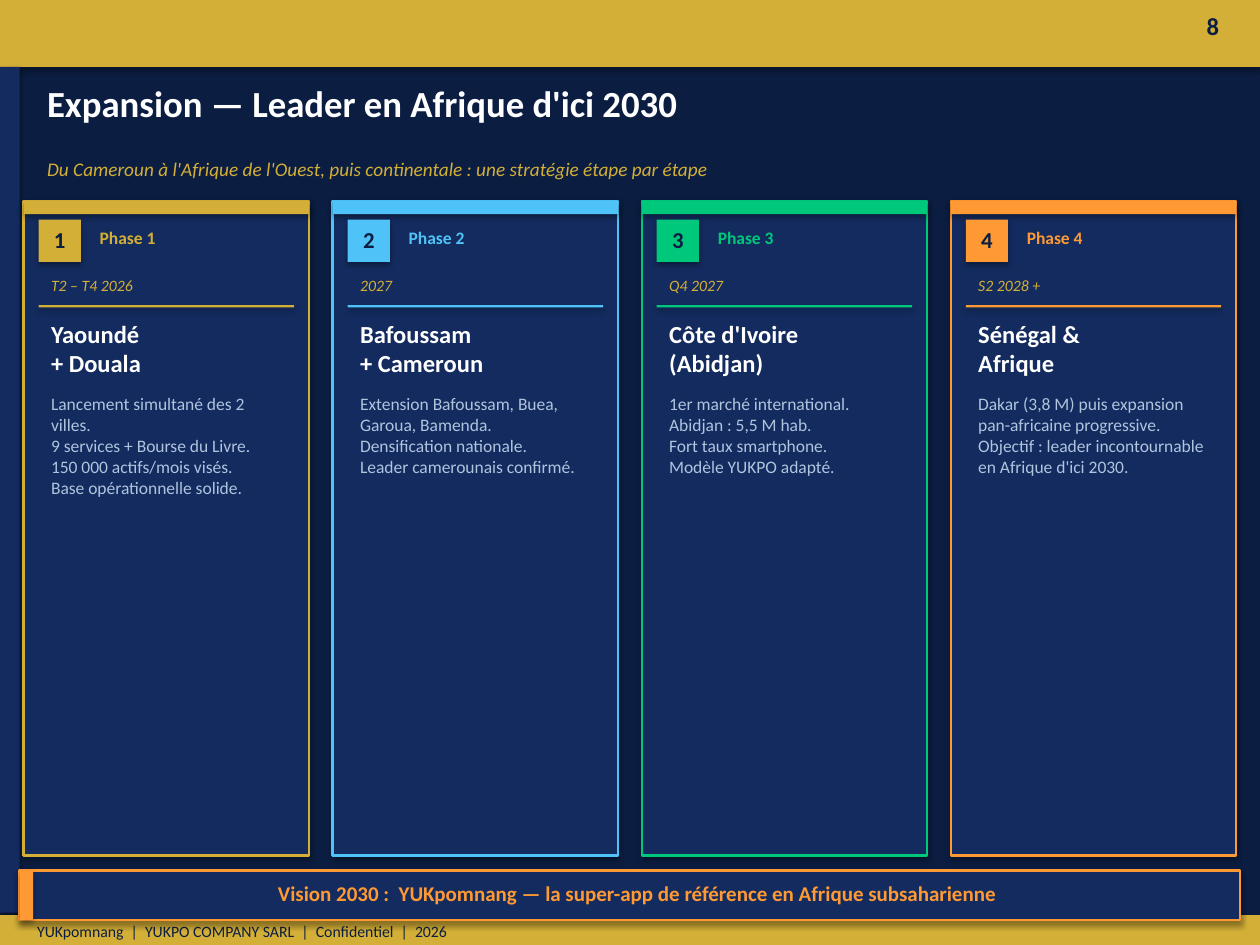
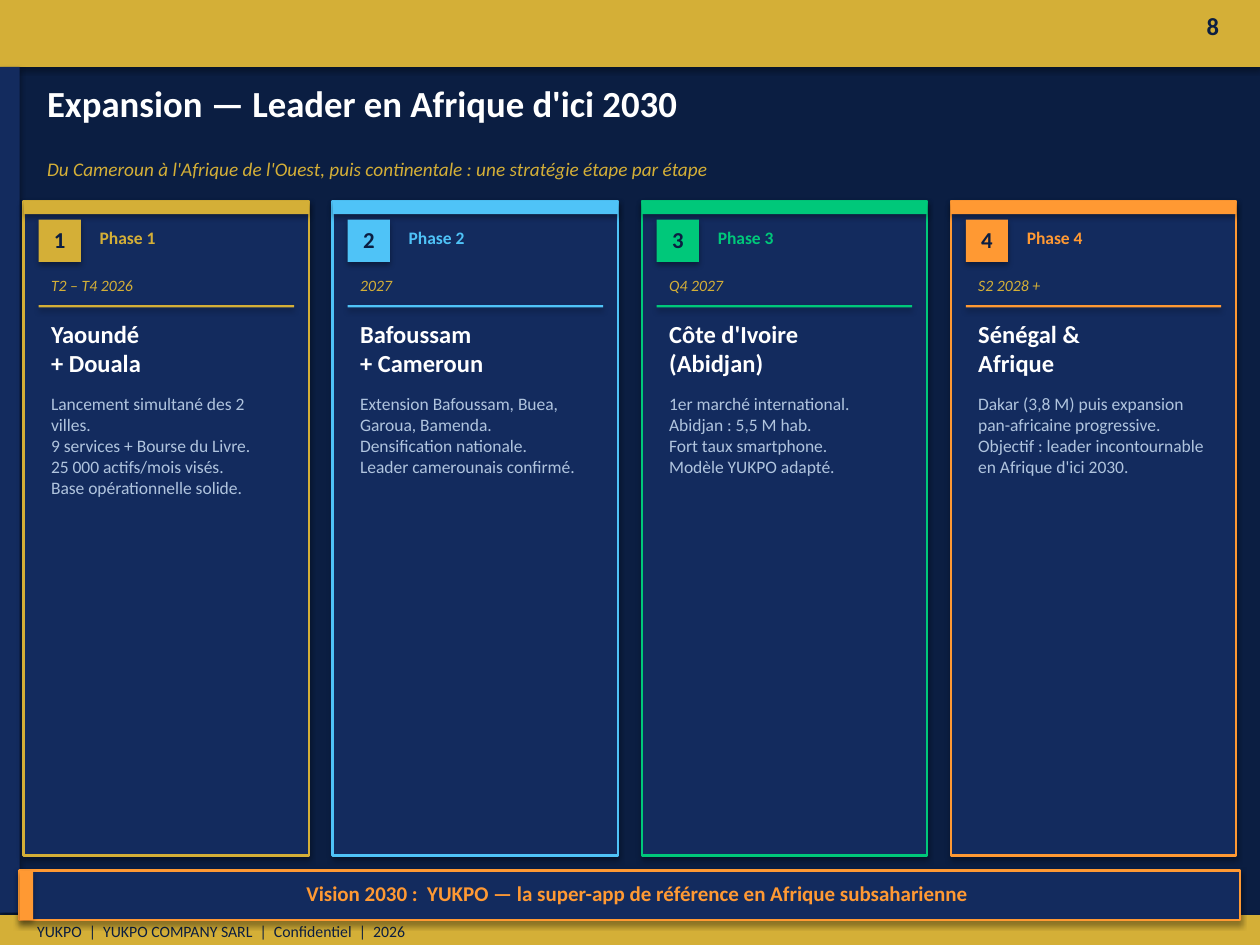
Before and after one commit to Her50/yukpo4, a slide deck: slide 8 of Yukpo_Investisseur_Presentation_Boardroom.pptx. Drawn at 1260x945 pixels with LibreOffice and Linux fonts; fonts in the diff are those of the drawing. Boxes give left, top, right and bottom in pixels: in the first picture for what was removed or moved away, otherwise in the second. Text is boxed around its words. In the diff, an @@ line names an element or a change of style, - is before the commit and + after.

```diff
--- a/Yukpo_Investisseur_Presentation_Boardroom.pptx
+++ b/Yukpo_Investisseur_Presentation_Boardroom.pptx
@@ text at [51,398,250,497]: text changed @@
-Lancement simultané des 2 villes.
-9 services + Bourse du Livre.
-150 000 actifs/mois visés.
-Base opérationnelle solide.
+Lancement simultané des 2 villes.
+9 services + Bourse du Livre.
+25 000 actifs/mois visés.
+Base opérationnelle solide.
@@ text at [306,886,967,905]: text changed @@
-Vision 2030 : YUKpomnang — la super-app de référence en Afrique subsaharienne
+Vision 2030 : YUKPO — la super-app de référence en Afrique subsaharienne
@@ text at [37,926,405,941]: text changed @@
-YUKpomnang | YUKPO COMPANY SARL | Confidentiel | 2026
+YUKPO | YUKPO COMPANY SARL | Confidentiel | 2026
```
Also in this commit, not shown: 14 other slides changed, 1 slide added, 1 slide removed, 3 other files.
